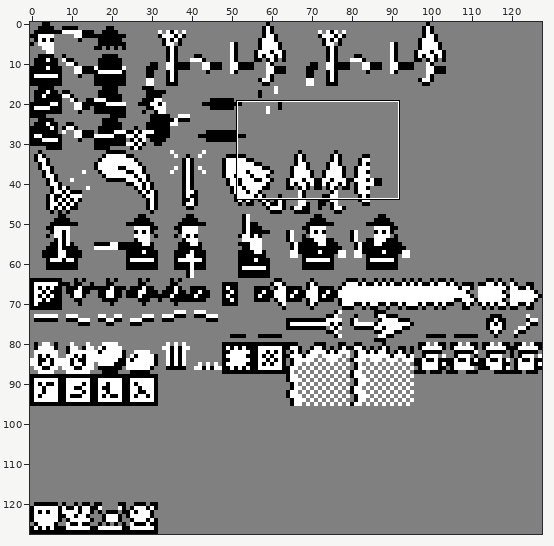
Sprite sheet, stored at src/data/image/mainsprites-8b.png. Above, an overview of the earlier version with the close-up marked.
Close-up. Before:
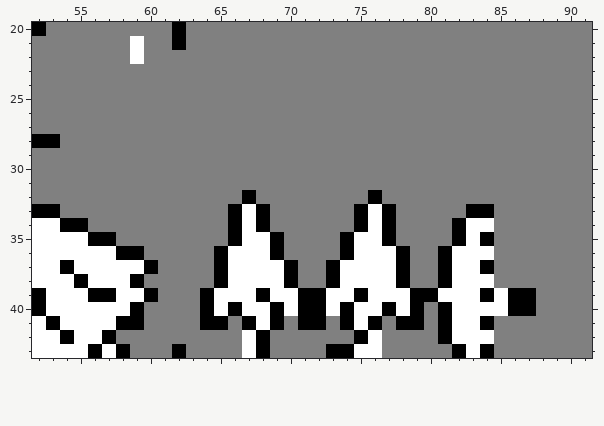
The file is 128x128 pixels. Shown: x 52..91, y 20..43.
And afterwards:
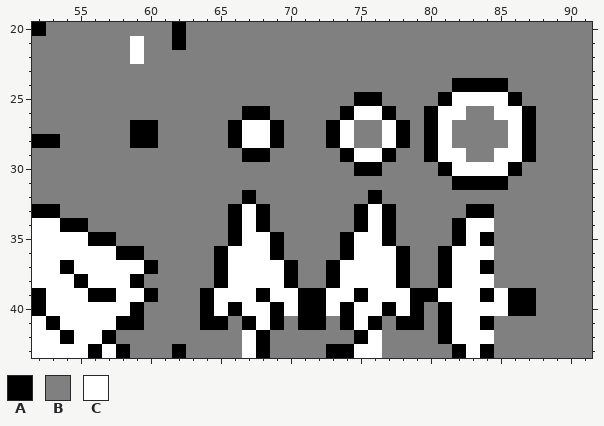
Palette (. is transparent): A #000000  B #808080  C #ffffff
The exact change:
The author changed colour B to colour A in row 24 at x 82 to 85; in row 25 at x 75 to 76, 81 and 86; in row 26 at x 67 to 68, 74, 77, 80 and 87; in rows 27 to 28 at x 59 to 60, 66, 69, 73, 78, 80 and 87; in row 29 at x 67 to 68, 74, 77, 80 and 87; in row 30 at x 75 to 76, 81 and 86.
The author changed colour B to colour A in row 31 at x 82 to 85.
The author changed colour B to colour C in row 25 at x 82 to 85; in row 26 at x 75 to 76, 81 to 82 and 85 to 86; in rows 27 to 28 at x 67 to 68, 74, 77, 81 and 86; in row 29 at x 75 to 76, 81 to 82 and 85 to 86; in row 30 at x 82 to 85.
